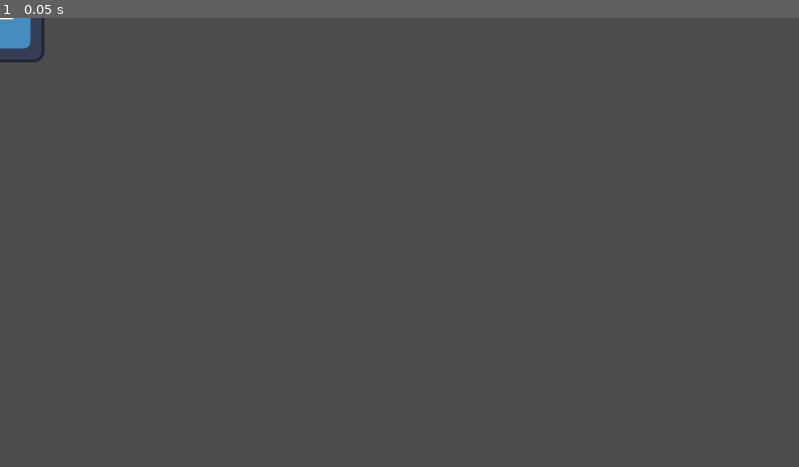
Above: before the commit, frame 1.
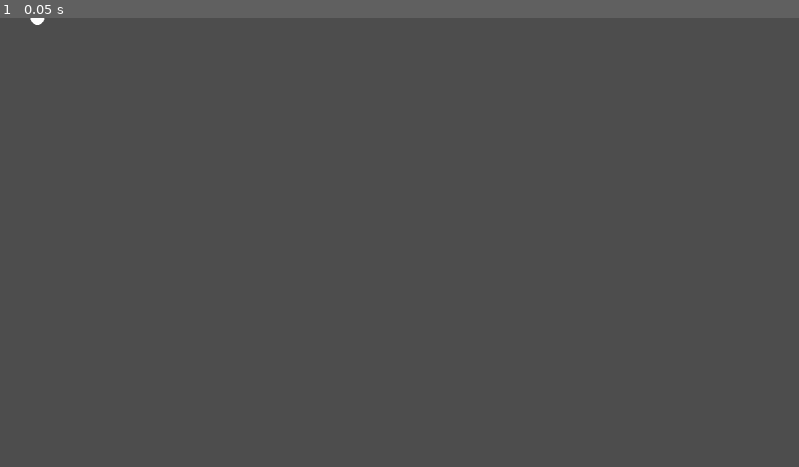
Above: after the commit, the same moment.

Repository: EggnogPlus/Ballistic
Game: Godot game, scene res://Scenes/ball.tscn
Two runs of this game, one before a commit and one after it. Both use one fixed random seed, a clock stepped at 60 frames per second and the inputs below. Before the commit the project starts from res://Scenes/player.tscn. The engine's default icon, where the game draws it, is replaced by a stand-in: a white triangle on a blue panel in a dark square.
Inputs:
- Up to frame 1 (0.05 s): no input

The runs differ from the first frame. In frame 1, 0.4% of the frame differs, in the area x 0-6%, y 0-10%.

Commit message:
Created Initial Ball Movement Scripts
Created 2 initial movement scripts
  - def. one is basic no momentum movement
  - ballMovement.gd is one w/ momentum that's broken rn

Diff:
--- /dev/null
+++ b/Scenes/ball.tscn
@@ -0,0 +1,18 @@
+[gd_scene load_steps=4 format=3 uid="uid://braj8e5h444ub"]
+
+[ext_resource type="Script" path="res://scripts/ballMovement.gd" id="1_oxypw"]
+
+[sub_resource type="CircleShape2D" id="CircleShape2D_afshr"]
+
+[sub_resource type="SphereMesh" id="SphereMesh_i8l8r"]
+
+[node name="CharacterBody2D" type="CharacterBody2D"]
+position = Vector2(54, 0)
+script = ExtResource("1_oxypw")
+
+[node name="CollisionShape2D" type="CollisionShape2D" parent="."]
+shape = SubResource("CircleShape2D_afshr")
+
+[node name="MeshInstance2D" type="MeshInstance2D" parent="."]
+scale = Vector2(19.7955, 19.7239)
+mesh = SubResource("SphereMesh_i8l8r")
--- a/Scenes/level.tscn
+++ b/Scenes/level.tscn
@@ -1,6 +1,6 @@
 [gd_scene load_steps=2 format=3 uid="uid://bmgxsvwcpisca"]
 
-[ext_resource type="PackedScene" uid="uid://cyploorq01ywt" path="res://Scenes/player.tscn" id="1_lt5lq"]
+[ext_resource type="PackedScene" uid="uid://braj8e5h444ub" path="res://Scenes/ball.tscn" id="1_rrr6d"]
 
 [node name="Level" type="Node2D"]
 
@@ -8,5 +8,5 @@
 position = Vector2(489, 732)
 scale = Vector2(21.3281, 12.4062)
 
-[node name="Player" parent="." instance=ExtResource("1_lt5lq")]
-position = Vector2(537, 281)
+[node name="CharacterBody2D" parent="." instance=ExtResource("1_rrr6d")]
+position = Vector2(483, 307)
--- a/Scenes/player.tscn
+++ /dev/null
@@ -1,8 +0,0 @@
-[gd_scene load_steps=2 format=3 uid="uid://cyploorq01ywt"]
-
-[ext_resource type="Texture2D" uid="uid://fia35qsnipse" path="res://icon.svg" id="1_rri20"]
-
-[node name="Player" type="Node2D"]
-
-[node name="PlayerImage" type="Sprite2D" parent="."]
-texture = ExtResource("1_rri20")
--- a/project.godot
+++ b/project.godot
@@ -11,6 +11,6 @@
 [application]
 
 config/name="Namen_Project"
-run/main_scene="res://Scenes/player.tscn"
+run/main_scene="res://Scenes/ball.tscn"
 config/features=PackedStringArray("4.3", "Mobile")
 config/icon="res://icon.svg"
--- /dev/null
+++ b/scripts/ballMovement.gd
@@ -0,0 +1,70 @@
+extends CharacterBody2D
+
+# Variables to adjust the movement and rolling behavior
+var MAX_SPEED: float = 700 # Max Speed of the ball
+var BASE_SPEED: float = 100 # Default speed of ball
+var friction: float = 0.05 # Friction of the ball (slows down momentum over time)
+var torque_strength: float = 10 # How strong the rolling torque is
+var max_velocity: float = 4000 # Max velocity the ball can reach
+var multix: float = 0 # Momentum Multiplier*
+# Movement vector
+var velocity_vector: Vector2 = Vector2.ZERO
+
+# Previous Input Vector
+var current_vector = Vector2.ZERO
+
+func buildSpeed(input_vector, reset):
+
+	if reset == 1:
+		multix = 0
+	else:
+		multix += 1
+
+	return input_vector * (BASE_SPEED + multix)
+
+func _physics_process(delta):
+	# Get time for debugging
+	var time = Time.get_time_dict_from_system()
+
+	# Get input for movement
+	var input_vector = Vector2.ZERO
+
+	if Input.is_action_pressed("ui_left"):
+		input_vector.x = -1
+	elif Input.is_action_pressed("ui_right"):
+		input_vector.x = 1
+
+	if Input.is_action_pressed("ui_up"):
+		input_vector.y = -1
+	elif Input.is_action_pressed("ui_down"):
+		input_vector.y = 1
+
+	# Normalize the direction to prevent diagonal speed boost
+	input_vector = input_vector.normalized()
+
+	# If there's input, apply force in that direction
+	if input_vector != Vector2.ZERO:
+		if input_vector != current_vector:
+			# Make new vector the NEW current vector
+			input_vector = current_vector
+			# Reset the gained momentum
+			velocity_vector = velocity_vector.lerp(buildSpeed(input_vector, 1), 0.1)
+			print("new vector")
+		else:
+			velocity_vector = velocity_vector.lerp(buildSpeed(input_vector, 0), 0.1)
+			print("Same vector ###")
+
+	# Apply momentum by maintaining velocity even when no input is given
+	if input_vector == Vector2.ZERO:
+		# Apply friction to slow down the ball naturally
+		velocity_vector = velocity_vector.lerp(Vector2.ZERO, friction)
+
+	# Limit velocity to avoid excessive speed
+	if velocity_vector.length() > max_velocity:
+		velocity_vector = velocity_vector.normalized() * max_velocity
+
+	# Move the ball using the velocity vector
+	velocity = velocity_vector
+
+	# Call move_and_slide to move the character using velocity
+	move_and_slide()
